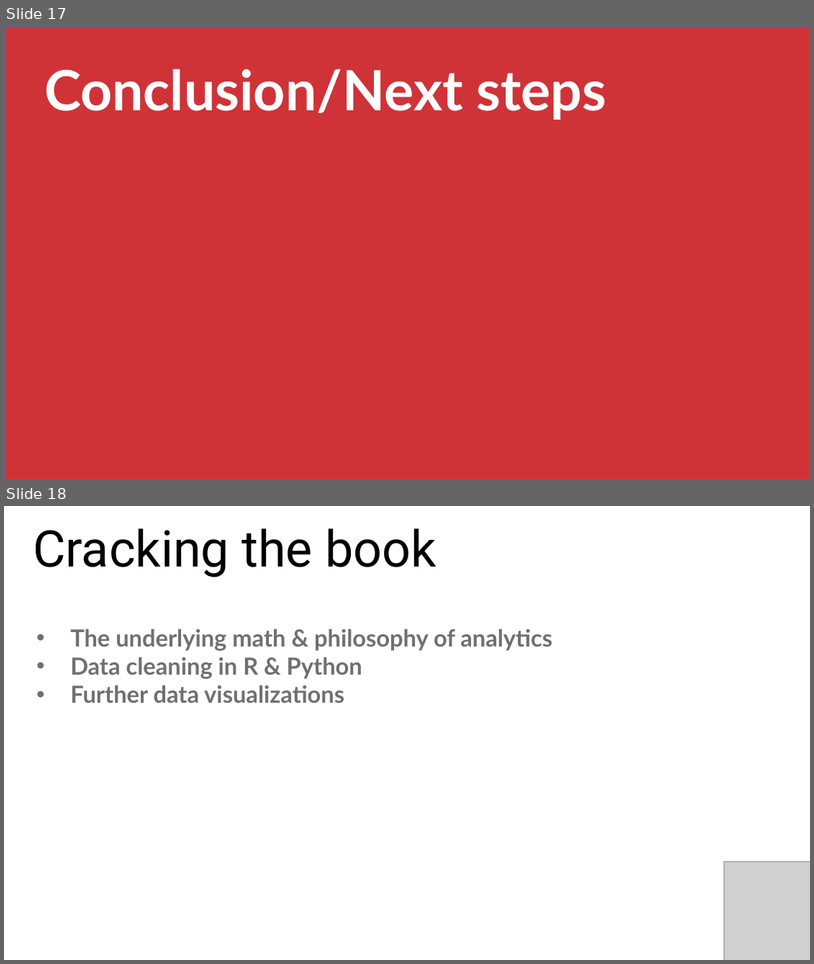
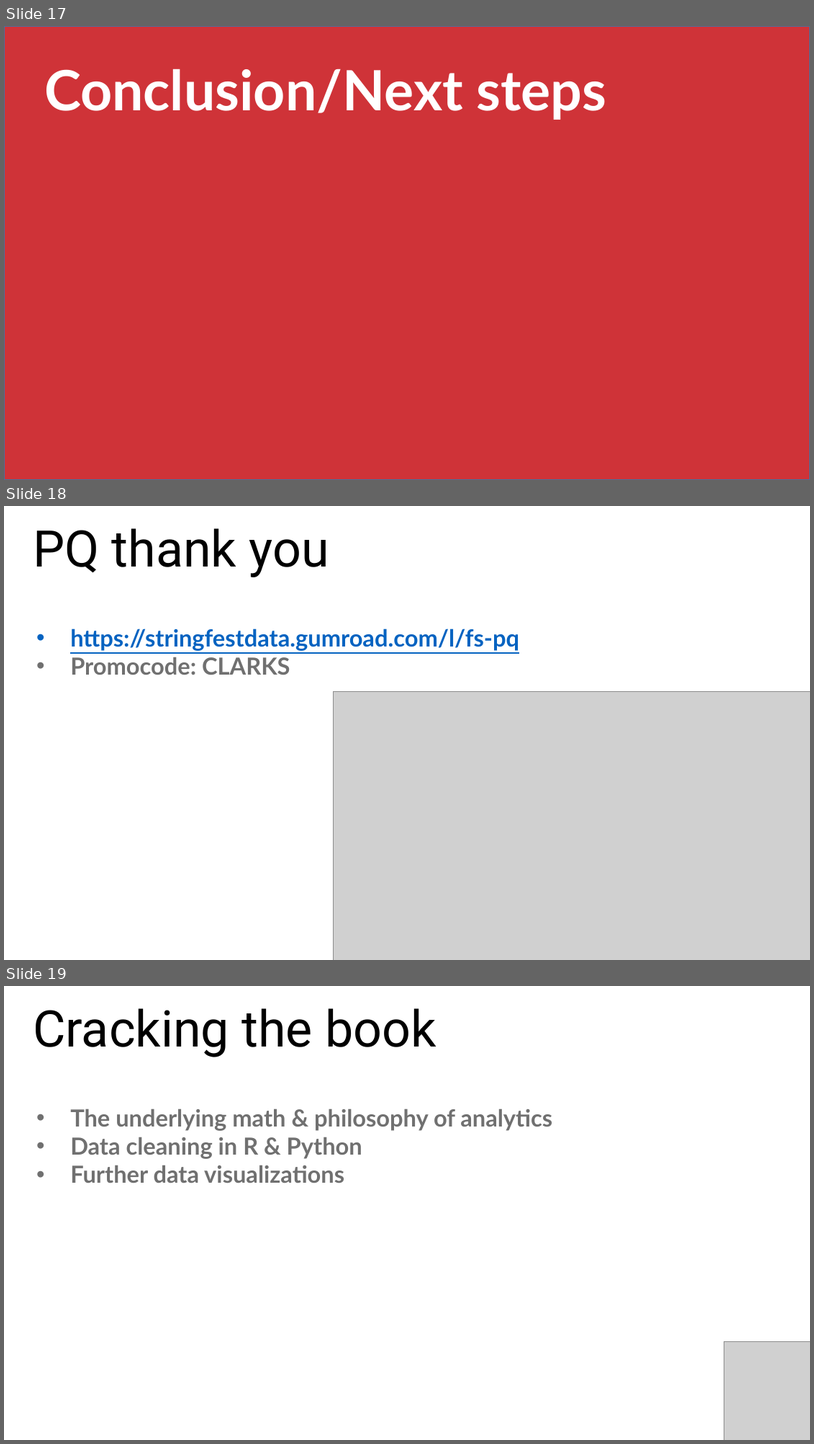
Before and after one commit to stringfestdata/aina-finance-foundations, a slide deck: aina-finance-foundations.pptx. Shown one above the other, each under a label of ours: slides 17 and 18 before the commit, slides 17, 18 and 19 after it. The pictures are 814x964 and 814x1444 pixels, drawn with LibreOffice and Linux fonts; fonts in the diff are those of the drawing; grey boxes stand for pictures. Boxes give left, top, right and bottom in pixels: in the first picture for what was removed or moved away, otherwise in the second. Text is boxed around its words. In the diff, an @@ line names an element or a change of style, - is before the commit and + after.

```diff
--- a/aina-finance-foundations.pptx
+++ b/aina-finance-foundations.pptx
@@ slide 18 added at <box>4,506,810,960</box>, background #FFFFFF @@
@@ text added at <box>33,528,329,577</box>, 60 pt, text #000000 @@
+PQ thank you
@@ text added at <box>70,628,520,674</box>, 28 pt, text #0563C1, bold, underline @@
+• https://stringfestdata.gumroad.com/l/fs-pq
+• Promocode: CLARKS
@@ picture added at <box>333,692,810,960</box> @@
@@ picture added at <box>725,861,810,960</box> @@
@@ what was slide 18 is now slide 19 @@
```
Also in this commit, not shown: 1 slide changed.
